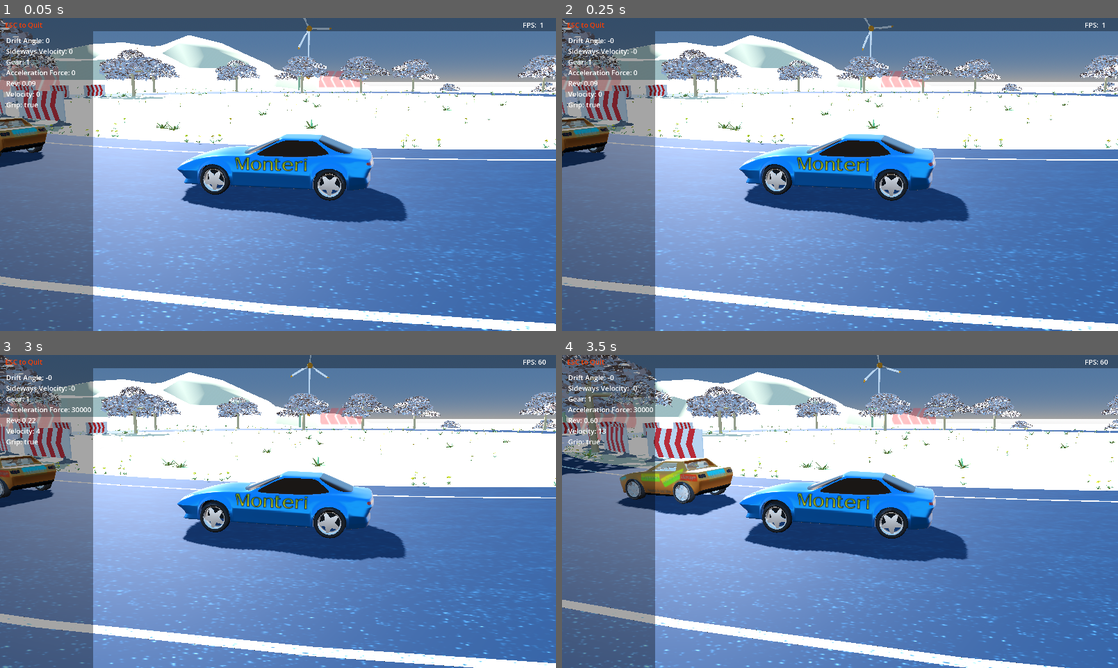
Above: before the commit, frames 1-4 (two rows, left to right).
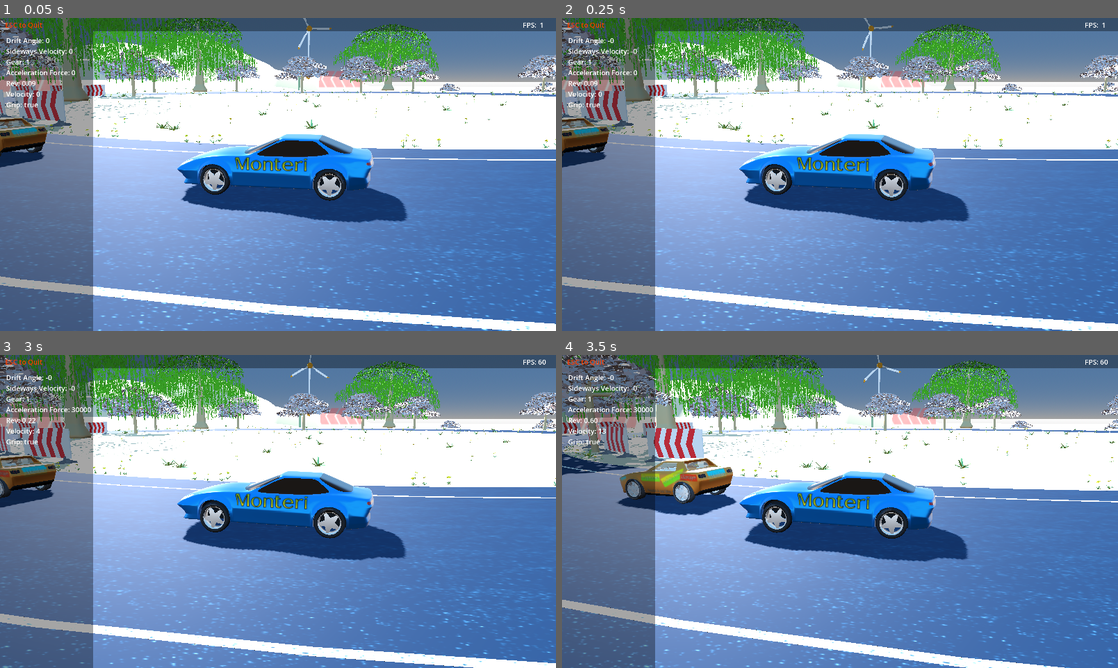
Above: after the commit, the same moments.

Repository: tomaga-dev/CustomVehicleSuspension
Game: Godot game, scene res://Contents/start.tscn
Two runs of this game, one before a commit and one after it. Both use one fixed random seed, a clock stepped at 60 frames per second and the inputs below.
Inputs:
- Up to frame 1 (0.05 s): no input
- Up to frame 2 (0.25 s): no input
- Up to frame 3 (3 s): hold Right (right) 0.53-1.28 s; tap E (action) every 0.75 s from 0.6 to 2.85 s; hold Down (brake) 1.28-2.03 s; hold Right (right) 2.03-2.78 s; hold Up (accelerate) from 2.78 s (still down)
- Up to frame 4 (3.5 s): keep holding Up (accelerate)

The runs differ from the first frame. In frame 1, 6.5% of the frame differs, in the area x 0-79%, y 0-34%; in frame 2, 6.5%; in frame 3, 6.5%; in frame 4, 5.9%.

Commit message:
There are new trees

Diff:
--- /dev/null
+++ b/suspension-project/Contents/Props/MoretonBayFig/moreton_bay_fig.tscn
@@ -0,0 +1,21 @@
+[gd_scene format=3 uid="uid://djfjte78s0lbn"]
+
+[ext_resource type="PackedScene" uid="uid://bsudepwafp2mv" path="res://Contents/Props/MoretonBayFig/MoretonBayFig.glb" id="1_e6fhh"]
+
+[sub_resource type="PhysicsMaterial" id="PhysicsMaterial_e6fhh"]
+friction = 0.33
+rough = true
+bounce = 0.76
+absorbent = true
+
+[sub_resource type="CylinderShape3D" id="CylinderShape3D_k5bxi"]
+height = 4.3674316
+
+[node name="MoretonBayFig" unique_id=668335910 instance=ExtResource("1_e6fhh")]
+
+[node name="StaticBody3D" type="StaticBody3D" parent="." index="8" unique_id=810960536]
+physics_material_override = SubResource("PhysicsMaterial_e6fhh")
+
+[node name="CollisionShape3D" type="CollisionShape3D" parent="StaticBody3D" index="0" unique_id=99240908]
+transform = Transform3D(1.985, 0, 0, 0, 1.985, 0, 0, 0, 1.985, 0, 3.599024, 0)
+shape = SubResource("CylinderShape3D_k5bxi")
--- a/suspension-project/Contents/start.tscn
+++ b/suspension-project/Contents/start.tscn
@@ -16,6 +16,7 @@
 [ext_resource type="PackedScene" uid="uid://7as22vqnk5kl" path="res://Contents/Props/Saguaro/saguaro.tscn" id="14_o5ca2"]
 [ext_resource type="PackedScene" uid="uid://dhv2jsrnthkvf" path="res://Contents/Props/Tamarisk/tamarisk.tscn" id="15_8don6"]
 [ext_resource type="PackedScene" uid="uid://dfi266gqclhyn" path="res://Contents/PollenDispersal/pollen_dipersal.tscn" id="16_n86l7"]
+[ext_resource type="PackedScene" uid="uid://djfjte78s0lbn" path="res://Contents/Props/MoretonBayFig/moreton_bay_fig.tscn" id="17_l568g"]
 [ext_resource type="PackedScene" uid="uid://ppbgs7v6o83h" path="res://Contents/WindTurbine/wind_turbine.tscn" id="17_ndxey"]
 
 [sub_resource type="ProceduralSkyMaterial" id="ProceduralSkyMaterial_0bico"]
@@ -388,6 +389,15 @@
 [node name="Tamarisk19" parent="Trees" unique_id=991098855 instance=ExtResource("15_8don6")]
 transform = Transform3D(0.07019174, 0, 0.99753356, 0, 1, 0, -0.99753356, 0, 0.07019174, 190.40334, -3.6021132, 128.2907)
 
+[node name="MoretonBayFig" parent="Trees" unique_id=668335910 instance=ExtResource("17_l568g")]
+transform = Transform3D(1, 0, 0, 0, 1, 0, 0, 0, 1, -12.686974, 0.60319006, -34.428036)
+
+[node name="MoretonBayFig2" parent="Trees" unique_id=1479429671 instance=ExtResource("17_l568g")]
+transform = Transform3D(0.78942704, 0, -0.6138444, 0, 1, 0, 0.6138444, 0, 0.78942704, 40.258106, 0.6032053, -45.77979)
+
+[node name="MoretonBayFig3" parent="Trees" unique_id=282426844 instance=ExtResource("17_l568g")]
+transform = Transform3D(0.73103225, 0, -0.6823429, 0, 1, 0, 0.6823429, 0, 0.73103225, 75.72168, 0.56197685, -2.6636646)
+
 [node name="WindTurbine" parent="." unique_id=1795856187 instance=ExtResource("17_ndxey")]
 transform = Transform3D(0.86277854, 0, 0.5055821, 0, 1, 0, -0.5055821, 0, 0.86277854, 184.99965, 3.702795, -59.073463)
 
Binary file added: suspension-project/Contents/Props/MoretonBayFig/MoretonBayFig.glb
Not shown, added: suspension-project/Contents/Props/MoretonBayFig/MoretonBayFig.glb.import
Not shown, added: Accessories/More Wings3D Models/MoretonBayFig/HorizontalCloud.blend
Not shown, added: Accessories/More Wings3D Models/MoretonBayFig/MoretonBayFig.glb
Not shown, added: Accessories/More Wings3D Models/MoretonBayFig/MoretonBayFig.wings
Not shown, added: Accessories/More Wings3D Models/MoretonBayFig/MoretonBayFigLeafCloud.wings
Not shown, added: Accessories/More Wings3D Models/MoretonBayFig/MoretonBayFigTrunc.wings
Not shown, added: Accessories/More Wings3D Models/MoretonBayFig/SimpleLeaf.wings
Not shown, added: Accessories/More Wings3D Models/MoretonBayFig/SimpleLeafHorizontal.wings
Not shown, added: Accessories/More Wings3D Models/MoretonBayFig/VerticalCloud.blend
